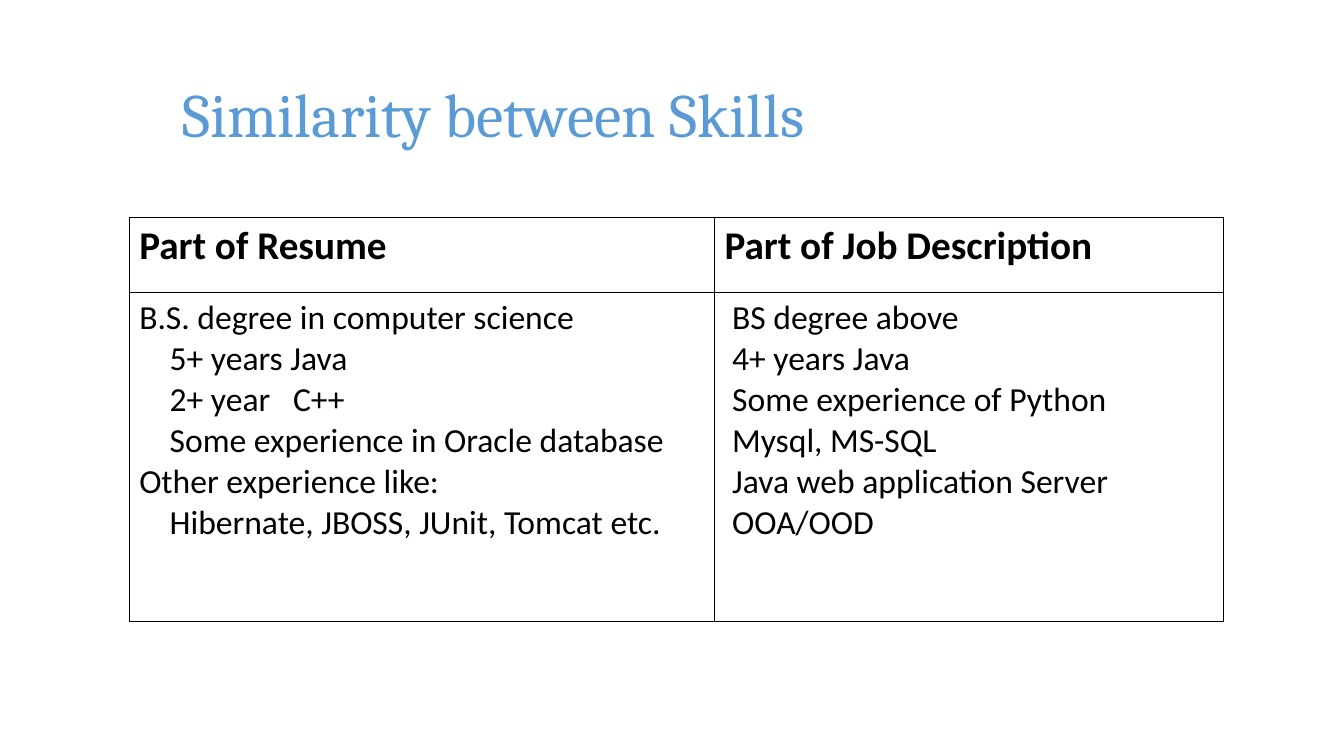
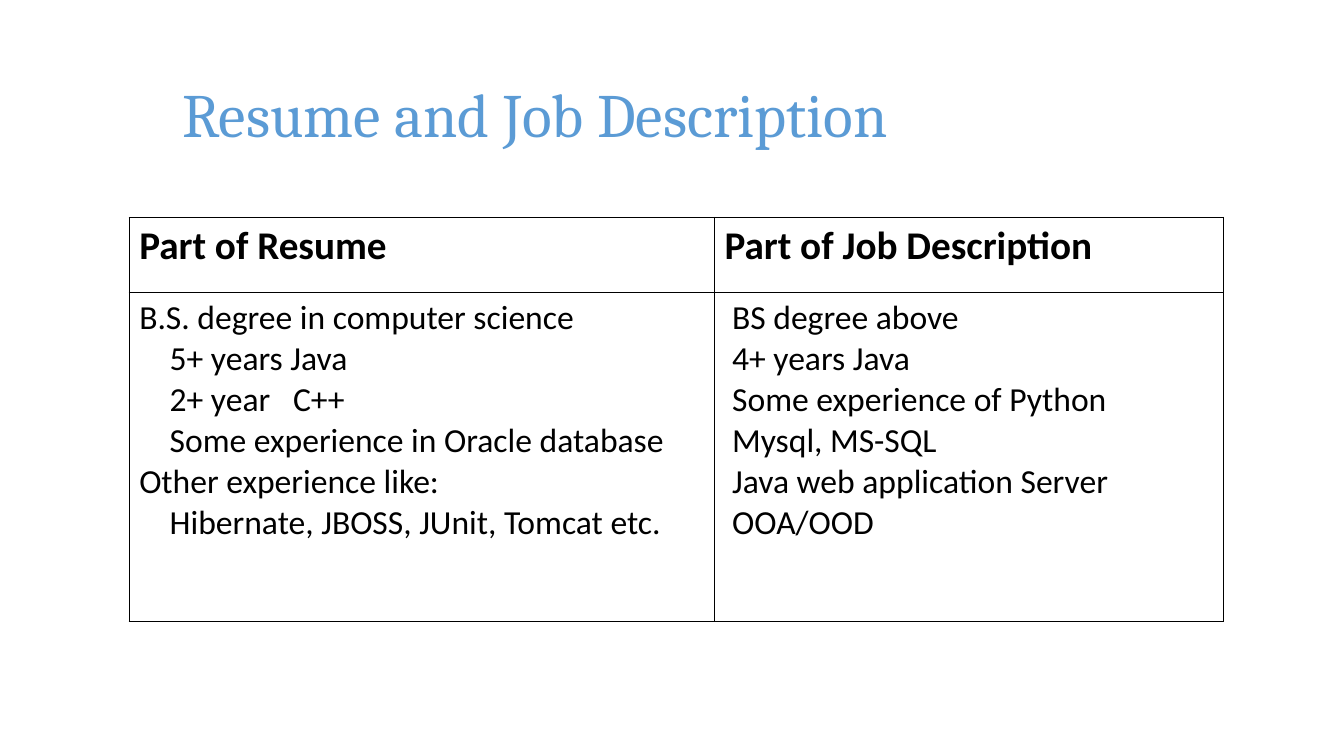
Before and after one commit to pkushiqiang/thesis, a slide deck: slide 31 of media/JobFinder.pptx (slide 29 before the commit). Drawn at 1344x756 pixels with LibreOffice and Linux fonts; fonts in the diff are those of the drawing; background and template pictures are left out. Boxes give left, top, right and bottom in pixels: in the first picture for what was removed or moved away, otherwise in the second. Text is boxed around its words. In the diff, an @@ line names an element or a change of style, - is before the commit and + after.

```diff
--- a/media/JobFinder.pptx
+++ b/media/JobFinder.pptx
@@ title at (182, 94, 887, 150): text changed @@
-Similarity between Skills
+Resume and Job Description
```
Also in this commit, not shown: 23 other slides changed, 6 slides added, 1 slide removed.
